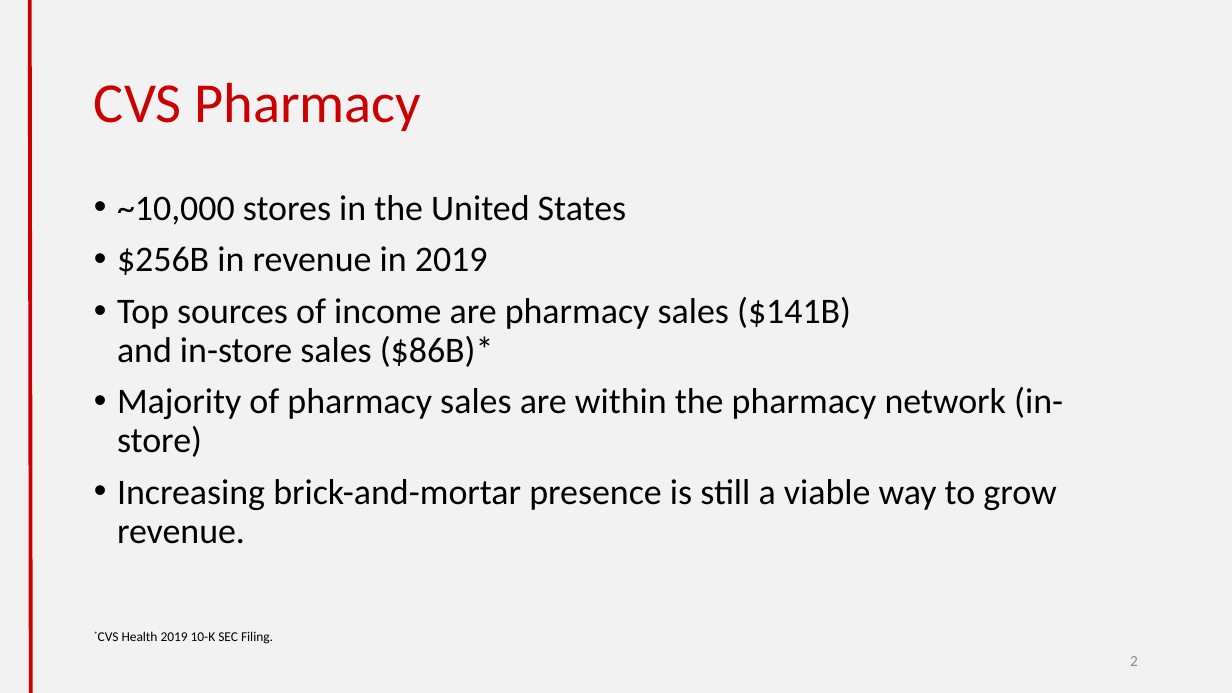
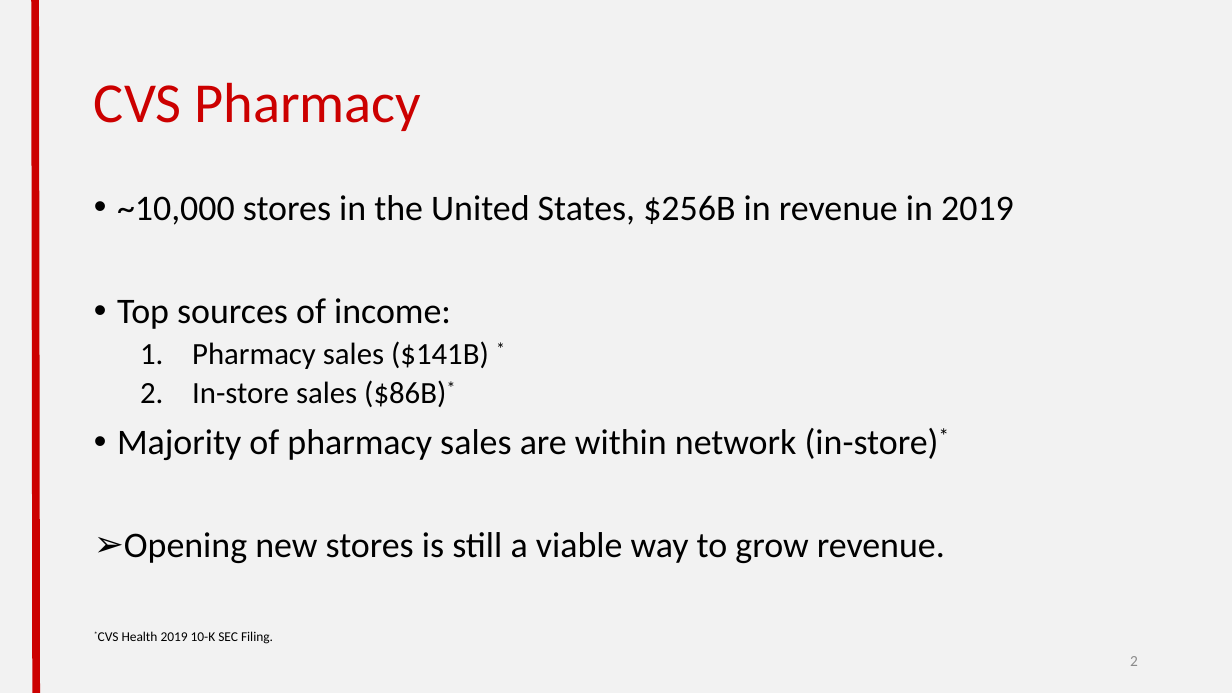
Before and after one commit to cheetahskita/dsa-projects, a slide deck: slide 2 of 1-web-scraping/Web Scraping Project.pptx. Drawn at 1232x693 pixels with LibreOffice and Linux fonts; fonts in the diff are those of the drawing. Boxes give left, top, right and bottom in pixels: in the first picture for what was removed or moved away, otherwise in the second. Text is boxed around its words. In the diff, an @@ line names an element or a change of style, - is before the commit and + after.

Commit message:
updated color palate on slides

```diff
--- a/1-web-scraping/Web Scraping Project.pptx
+++ b/1-web-scraping/Web Scraping Project.pptx
@@ line moved from (30, 0) - (30, 693) to (35, 0) - (36, 693) @@
@@ line (35, 0) - (36, 693): stroke #CC0000 3 pt to #CC0000 6 pt @@
@@ text at box(117, 195, 1014, 563): text changed @@
-• ~10,000 stores in the United States
-• $256B in revenue in 2019
-• Top sources of income are pharmacy sales ($141B)
-  and in-store sales ($86B)*
-• Majority of pharmacy sales are within the pharmacy network (in-store)
-• Increasing brick-and-mortar presence is still a viable way to grow revenue.
+• ~10,000 stores in the United States, $256B in revenue in 2019
+• Top sources of income:
+  1. Pharmacy sales ($141B) *
+  2. In-store sales ($86B)*
+• Majority of pharmacy sales are within network (in-store)*
+➢ Opening new stores is still a viable way to grow revenue.
```
Also in this commit, not shown: 9 other slides changed, 3 slides added, 2 slides removed, 1 other file.
